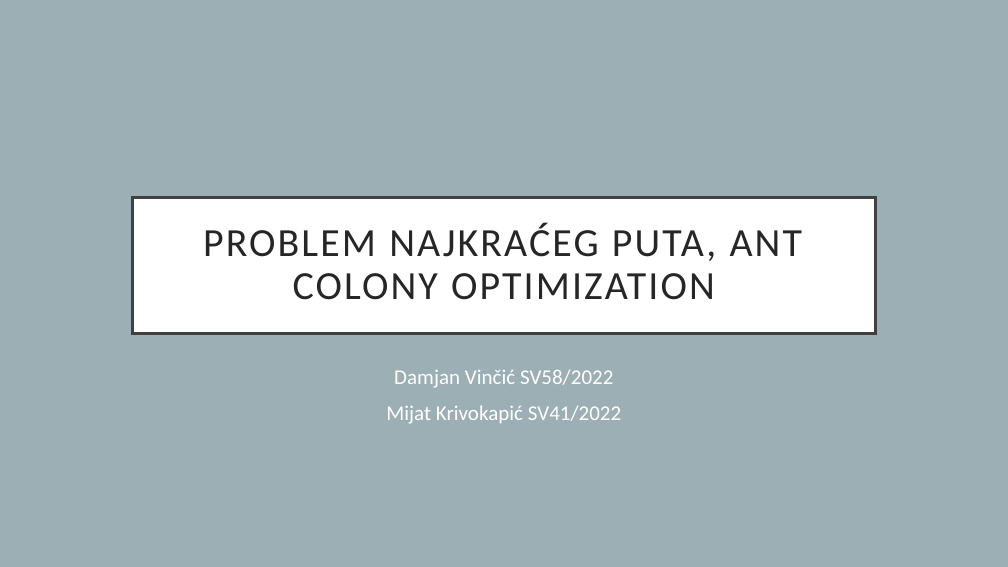
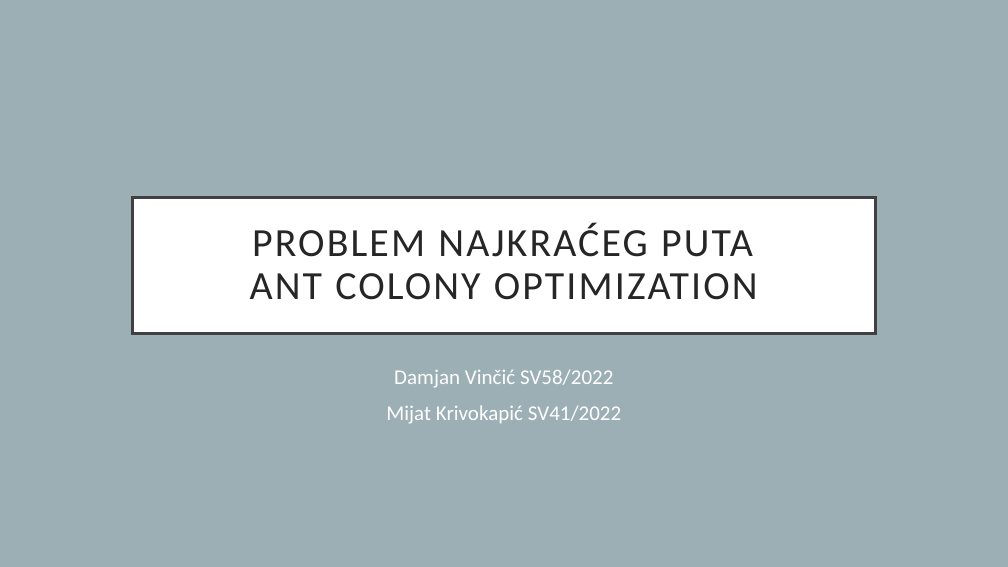
Before and after one commit to DamjanVincic/shortest-path-antcolony, a slide deck: slide 1 of Problem najkraćeg puta, ant colony optimization.pptx. Drawn at 1008x567 pixels with LibreOffice and Linux fonts; fonts in the diff are those of the drawing. Boxes give left, top, right and bottom in pixels: in the first picture for what was removed or moved away, otherwise in the second. Text is boxed around its words. In the diff, an @@ line names an element or a change of style, - is before the commit and + after.

```diff
--- a/Problem najkraćeg puta, ant colony optimization.pptx
+++ b/Problem najkraćeg puta, ant colony optimization.pptx
@@ title at box(250, 223, 758, 300): text changed @@
-PROBLEM NAJKRAĆEG PUTA, ANT COLONY OPTIMIZATION
+PROBLEM NAJKRAĆEG PUTA
+ANT COLONY OPTIMIZATION
```
Also in this commit, not shown: 2 other files.
